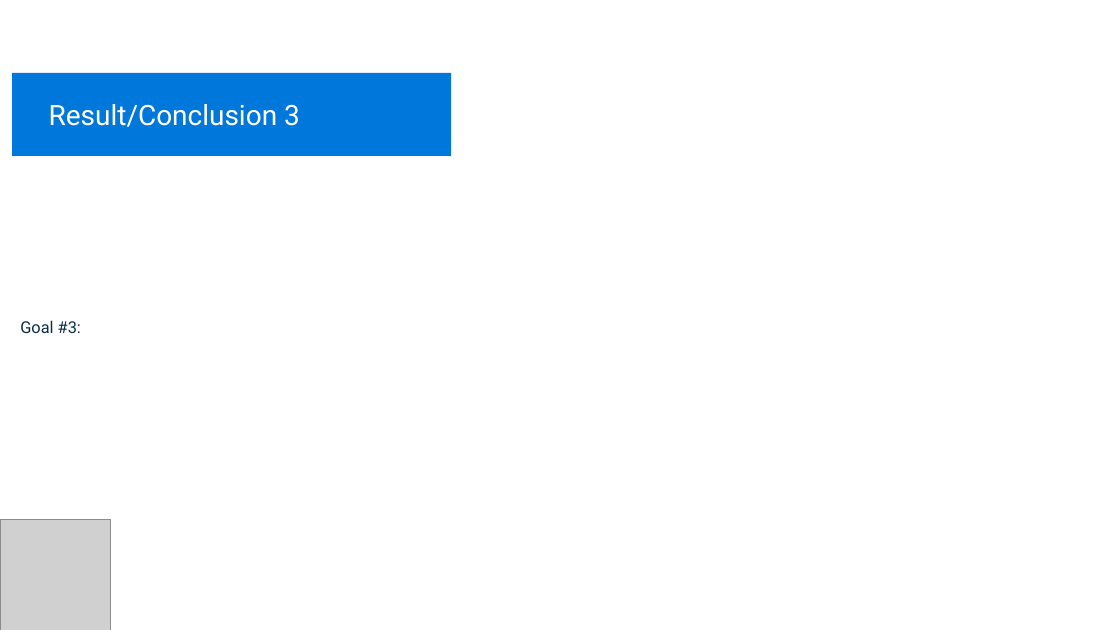
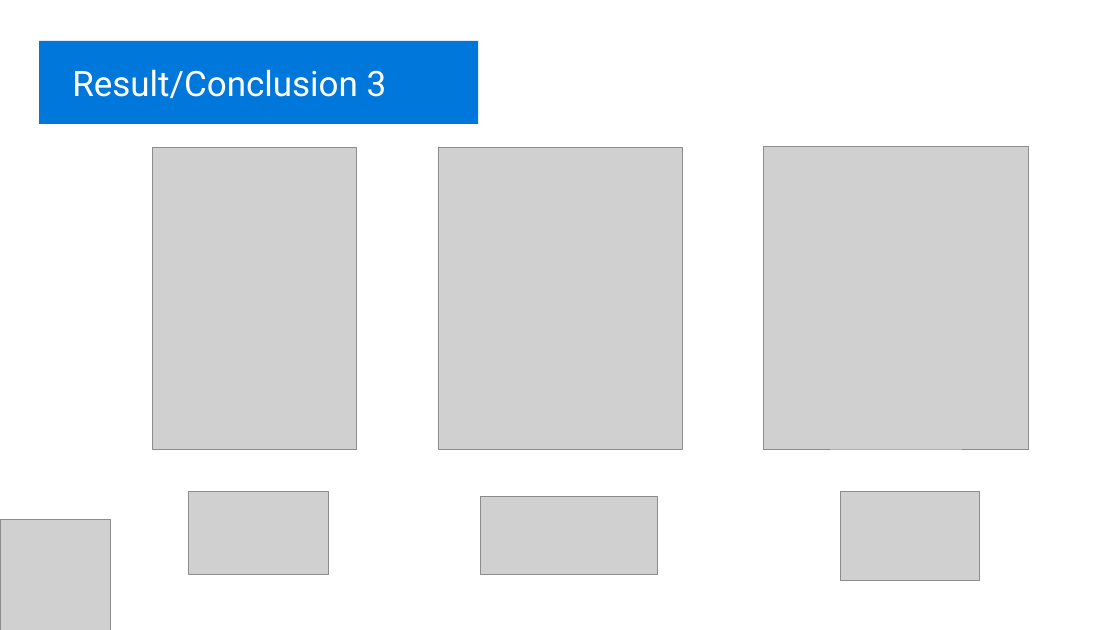
Before and after one commit to Pete1001/heart_attack_outcome, a slide deck: slide 9 of heart_attack_outcome.v1.2.pptx (slide 11 before the commit). Drawn at 1120x630 pixels with LibreOffice and Linux fonts; fonts in the diff are those of the drawing; grey boxes stand for pictures. Boxes give left, top, right and bottom in pixels: in the first picture for what was removed or moved away, otherwise in the second. Text is boxed around its words. In the diff, an @@ line names an element or a change of style, - is before the commit and + after.

```diff
--- a/heart_attack_outcome.v1.2.pptx
+++ b/heart_attack_outcome.v1.2.pptx
@@ rectangle: place and size @@
-rectangle at [12, 73, 451, 156]
+rectangle at [39, 41, 479, 124]
@@ text "Result/Conclusion 3": place and size @@
-text "Result/Conclusion 3" at [49, 104, 300, 127]
+text "Result/Conclusion 3" at [72, 69, 387, 98]
@@ text "Result/Conclusion 3" at [72, 69, 387, 98]: size 24 to 30 pt @@
@@ picture added at [152, 148, 356, 450] @@
@@ picture added at [438, 147, 682, 449] @@
@@ picture added at [764, 147, 1028, 450] @@
@@ text removed at [20, 320, 81, 333] @@
-Goal #3:
@@ picture added at [189, 492, 329, 576] @@
@@ picture added at [481, 497, 657, 575] @@
@@ picture added at [840, 492, 980, 581] @@
```
Also in this commit, not shown: 7 other slides changed, 1 slide added, 4 slides removed, 2 other files.
